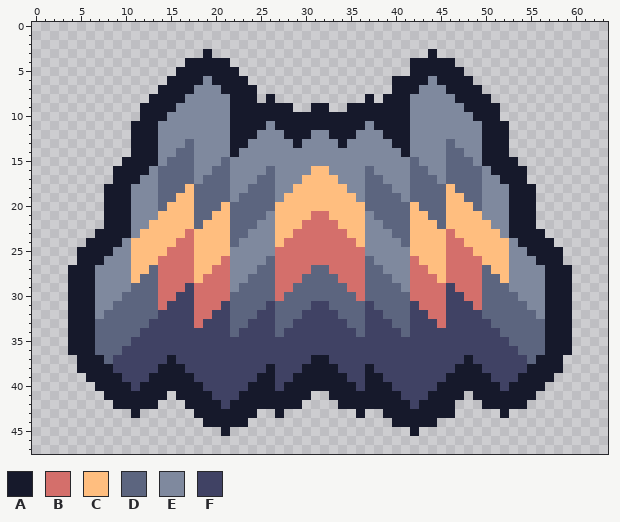
Edited in one commit: pixel-art sprite (sprites/units/core/trowel-full.png). That is the earlier state.
The file is 64x48 pixels. Colours within 5 levels of each other are drawn and written as one.
Palette (. is transparent): A #16192b  B #d46f6b  C #ffbe7f  D #5c657f  E #7f899e  F #404264
Pixels before, first column x 4:
 3 ...............A........................A...............
 4 .............AAAAA....................AAAAA.............
 5 ............AAAAAAA...................AAAAAA............
 6 ...........AAAAEAAAA................AAAAEAAAA...........
 7 ..........AAAAEEEAAAA...............AAAEEEAAAA..........
 8 .........AAAAEEEEEAAA.A..........A.AAAEEEEEAAAA.........
 9 ........AAAAEEEEEEAAAAAAA..AA..AAAAAAAEEEEEEAAAA........
10 ........AAAEEEEEEEAAAAAAAAAAAAAAAAAAAAEEEEEEEAAA........
11 .......AAAEEEEEEEEAAAAEAAAAAAAAAAEAAAAEEEEEEEEAAA.......
12 .......AAAEEEEEEEEAAAEEEAAAEEAAAEEEAAAEEEEEEEEAAA.......
13 .......AAAEEEDEEEEAAEEEEEAEEEEAEEEEEAAEEEEDEEEAAA.......
14 .......AAAEEDDEEEEAEEEEEEEEEEEEEEEEEEAEEEEDDEEAAA.......
15 ......AAAAEDDDEEEDEEEEEEEEEEEEEEEEEEEEDEEEDDDEAAAA......
16 .....AAAAEDDDDEEDDEEEEDEEEECCEEEEDEEEEDDEEDDDDEAAAA.....
17 .....AAAEEDDDDEDDDEEEDDEEECCCCEEEDDEEEDDDEDDDDEEAAA.....
18 ....AAAEEEDDDCDDDDEEDDDEECCCCCCEEDDDEEDDDDCDDDEEEAAA....
19 ....AAAEEEDDCCDDDDEDDDDECCCCCCCCEDDDDEDDDDCCDDEEEAAA....
20 ....AAAEEEDCCCDDDCDDDDDCCCCCCCCCCDDDDDCDDDCCCDEEEAAA....
21 ....AAAEEECCCCDDCCDDDDECCCCBBCCCCEDDDDCCDDCCCCEEEAAA....
22 ....AAAEECCCCCDCCCDDDEECCCBBBBCCCEEDDDCCCDCCCCCEEAAA....
23 ...AAAAECCCCCBCCCCDDEEECCBBBBBBCCEEEDDCCCCBCCCCCEAAAA...
24 ..AAAAECCCCCBBCCCCDEEEECBBBBBBBBCEEEEDCCCCBBCCCCCEAAAA..
25 .AAAAEECCCCBBBCCCCEEEEEBBBBBBBBBBEEEEECCCCBBBCCCCEEAAAA.
26 .AAAEEECCCBBBBCCCBEEEEDBBBBBBBBBBDEEEEBCCCBBBBCCCEEEAAA.
27 AAAEEEECCDBBBBCCBBEEEDDBBBBDDBBBBDDEEEBBCCBBBBDCCEEEEAAA
28 AAAEEEECDDBBBBCBBBEEDDDBBBDDDDBBBDDDEEBBBCBBBBDDCEEEEAAA
29 AAAEEEEDDDBBBFBBBBEDDDDBBDDDDDDBBDDDDEBBBBFBBBDDDEEEEAAA
30 AAAEEEDDDDBBFFBBBBDDDDDBDDDDDDDDBDDDDDBBBBFFBBDDDDEEEAAA
31 AAAEEDDDDDBFFFBBBFDDDDFDDDDFFDDDDFDDDDFBBBFFFBDDDDDEEAAA
32 AAAEDDDDDDFFFFBBFFDDDFFDDDFFFFDDDFFDDDFFBBFFFFDDDDDDEAAA
33 AAADDDDDDFFFFFBFFFDDFFFDDFFFFFFDDFFFDDFFFBFFFFFDDDDDDAAA
34 AAADDDDDFFFFFFFFFFDFFFFDFFFFFFFFDFFFFDFFFFFFFFFFDDDDDAAA
35 AAADDDDFFFFFFFFFFFFFFFFFFFFFFFFFFFFFFFFFFFFFFFFFFDDDDAAA
36 AAADDDFFFFFFFFFFFFFFFFFFFFFFFFFFFFFFFFFFFFFFFFFFFFDDDAAA
37 .AAADFFFFFFAFFFFFFFFFFFFFFFAAFFFFFFFFFFFFFFFAFFFFFFDAAA.
38 .AAAAFFFFFAAAFFFFFFFFFAFFFAAAAFFFAFFFFFFFFFAAAFFFFFAAAA.
39 ..AAAAFFFAAAAAFFFFFFFAAFFAAAAAAFFAAFFFFFFFAAAAAFFFAAAA..
40 ...AAAAFAAAAAAAFFFFFAAAFAAAAAAAAFAAAFFFFFAAAAAAAFAAAA...
41 ....AAAAAAA.AAAAFFFAAAAAAAA..AAAAAAAAFFFAAAA.AAAAAAA....
42 .....AAAAA...AAAAFAAAAAAAA....AAAAAAAAFAAAA...AAAAA.....
43 .......A......AAAAAAA..A........A..AAAAAAAA.....A.......
44 ...............AAAAA................AAAAA...............
45 .................A....................A.................
And afterwards:
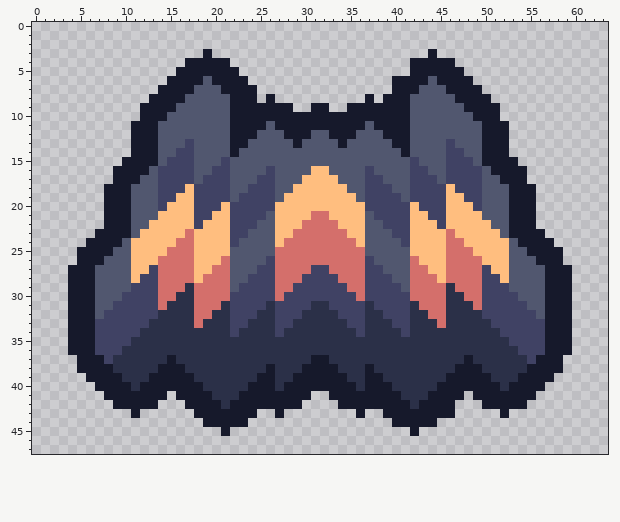
From old to new:
{"colour":"D","old":"#5c657f","new":"#404264"}
{"colour":"E","old":"#7f899e","new":"#51576f"}
{"colour":"F","old":"#404264","new":"#2b3048"}
{"label":"changed","picture_box":[95,76,545,409]}
